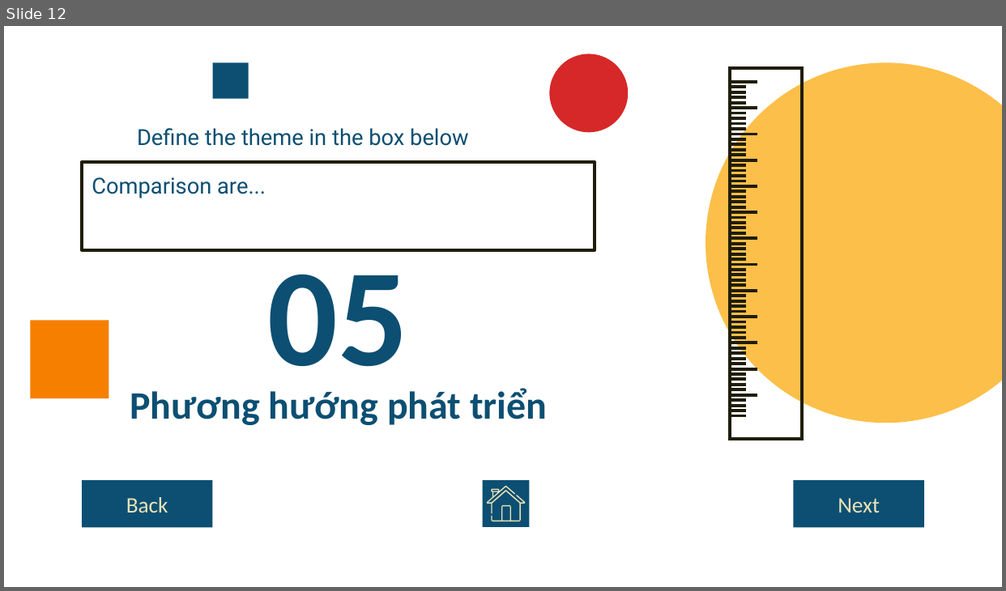
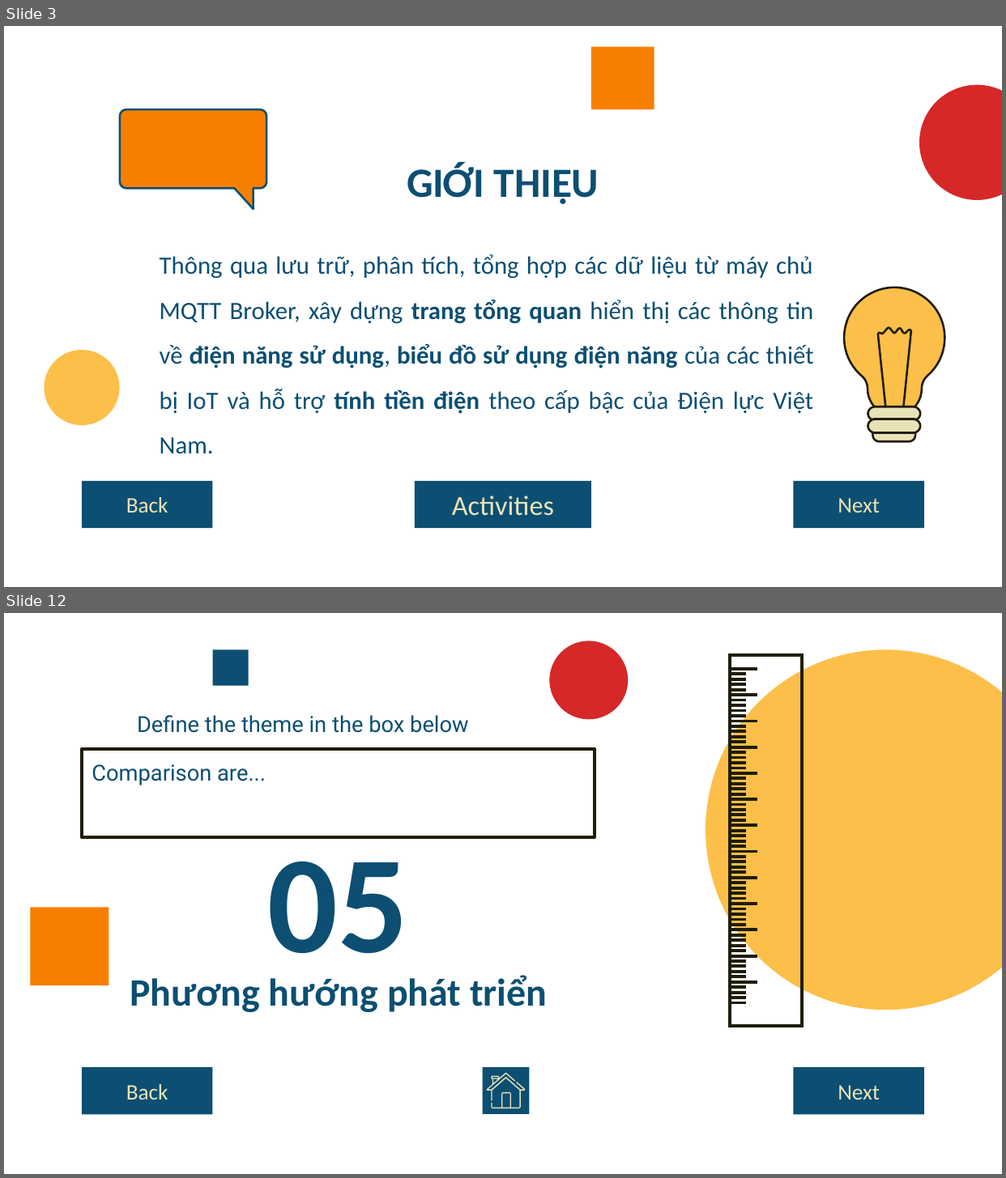
Before and after one commit to npackr/for-mqtt-dashboard, a slide deck: document/presentation.pptx. Shown one above the other, each under a label of ours: slide 12 before the commit, slides 3 and 12 after it; the slides between them are not shown. The pictures are 1006x591 and 1006x1178 pixels, drawn with LibreOffice and Linux fonts; fonts in the diff are those of the drawing. Boxes give left, top, right and bottom in pixels: in the first picture for what was removed or moved away, otherwise in the second. Text is boxed around its words. In the diff, an @@ line names an element or a change of style, - is before the commit and + after.

```diff
--- a/document/presentation.pptx
+++ b/document/presentation.pptx
@@ slide 3 added at (4,26,1002,587), background #FFFFFF @@
@@ rectangle added at (592,47,654,109), fill #F77F00 @@
@@ ellipse added at (919,85,1002,201), fill #D62828 @@
@@ freeform shape added at (120,109,267,206), fill #F77F00 @@
@@ freeform shape added at (120,109,267,210), outline #0C4F72 1.5 pt @@
@@ title added at (407,162,599,204), 30 pt, text #0C4F72, bold @@
+GIỚI THIỆU
@@ text added at (160,254,814,454), 18 pt, text #0C4F72 @@
+Thông qua lưu trữ, phân tích, tổng hợp các dữ liệu từ máy chủ MQTT Broker, xây dựng trang tổng quan hiển thị các thông tin về điện năng sử dụng, biểu đồ sử dụng điện năng của các thiết bị IoT và hỗ trợ tính tiền điện theo cấp bậc của Điện lực Việt Nam.
@@ ellipse added at (44,350,120,426), fill #FCBF49 @@
@@ group added at (834,288,945,442): 6 freeform shapes @@
@@ rectangle added at (82,481,212,528), fill #0C4F72, 16 pt, text #EAE2B7 @@
+Back
@@ rectangle added at (415,481,592,528), fill #0C4F72, 20 pt, text #EAE2B7 @@
+Activities
@@ rectangle added at (794,481,924,528), fill #0C4F72, 16 pt, text #EAE2B7 @@
+Next
```
Also in this commit, not shown: 11 slides changed, 1 other slide added, 2 slides removed.
